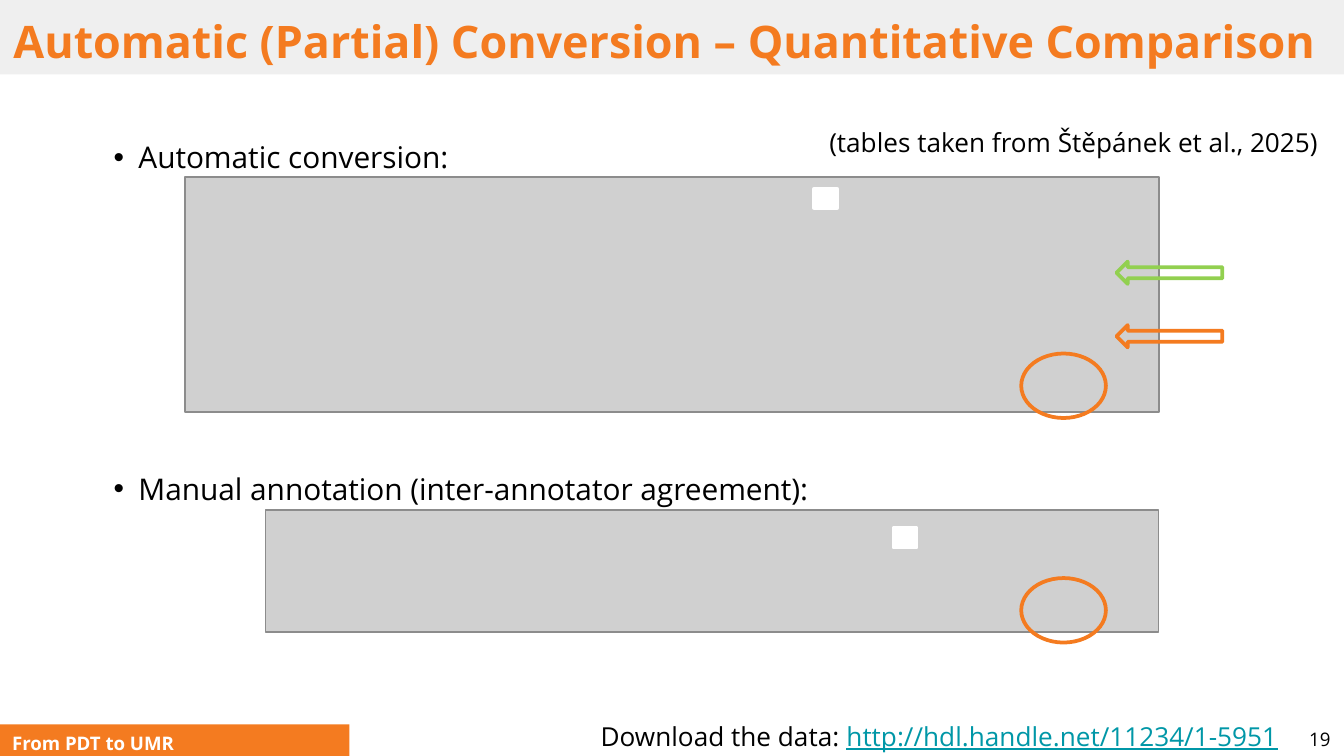
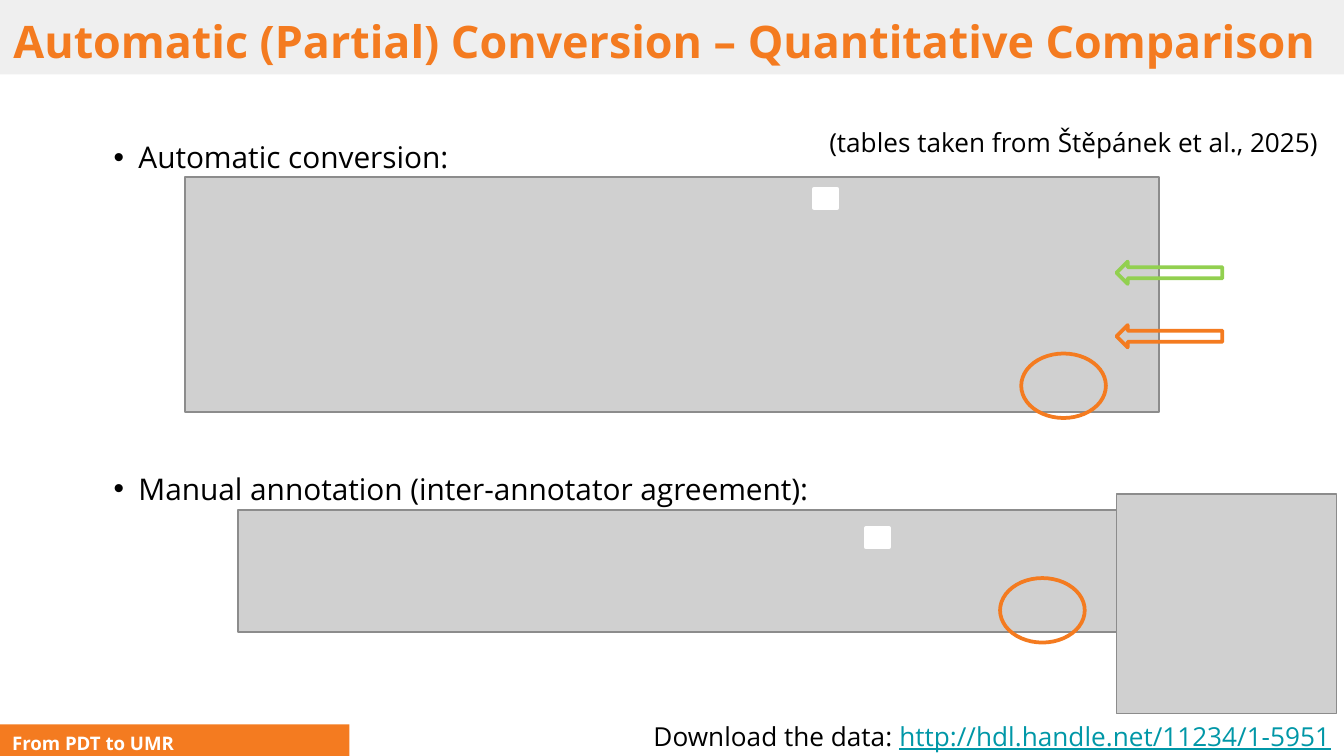
Before and after one commit to ufal/UMR, a slide deck: slide 19 of papers/2025-ITAT-slides.pptx. Drawn at 1344x756 pixels with LibreOffice and Linux fonts; fonts in the diff are those of the drawing; grey boxes stand for pictures. Boxes give left, top, right and bottom in pixels: in the first picture for what was removed or moved away, otherwise in the second. Text is boxed around its words. In the diff, an @@ line names an element or a change of style, - is before the commit and + after.

```diff
--- a/papers/2025-ITAT-slides.pptx
+++ b/papers/2025-ITAT-slides.pptx
@@ picture added at box(1117, 495, 1337, 715) @@
@@ picture: place and size @@
-picture at box(266, 511, 1160, 633)
+picture at box(238, 511, 1132, 633)
@@ rectangle: place and size @@
-rectangle at box(894, 528, 917, 547)
+rectangle at box(866, 528, 888, 547)
@@ ellipse: place and size @@
-ellipse at box(1021, 578, 1106, 642)
+ellipse at box(1000, 578, 1085, 642)
@@ text "Download the data: http://hdl.handle.net/11234/1-5951": place and size @@
-text "Download the data: http://hdl.handle.net/11234/1-5951" at box(601, 726, 1277, 753)
+text "Download the data: http://hdl.handle.net/11234/1-5951" at box(653, 726, 1330, 753)
@@ page number removed at box(1309, 732, 1330, 747) @@
-19
```
Also in this commit, not shown: 8 other slides changed, 2 other files.
